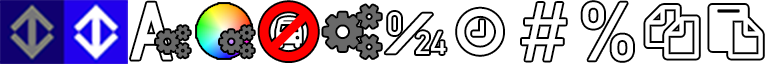
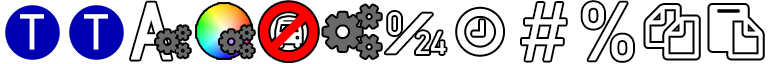
Layers edited between the first and the second 768 x 64 image:
added group "Icon L copiar" with 2 layers above "Icon L" over [2, 2, 63, 63]
added layer "T" (1st of 2, in "Icon L copiar") in group "Icon L copiar" over [20, 14, 44, 50]
added layer "Ellipse 1" (1st of 2, in "Icon L copiar") in group "Icon L copiar" over [2, 2, 63, 63]
added group "Icon L" with 2 layers above "Group 1" over [66, 2, 127, 63]
added layer "T" (2nd of 2, in "Icon L") in group "Icon L" over [84, 14, 108, 50]
added layer "Ellipse 1" (2nd of 2, in "Icon L") in group "Icon L" over [66, 2, 127, 63]
hid "3" over [0, 0, 128, 64]
